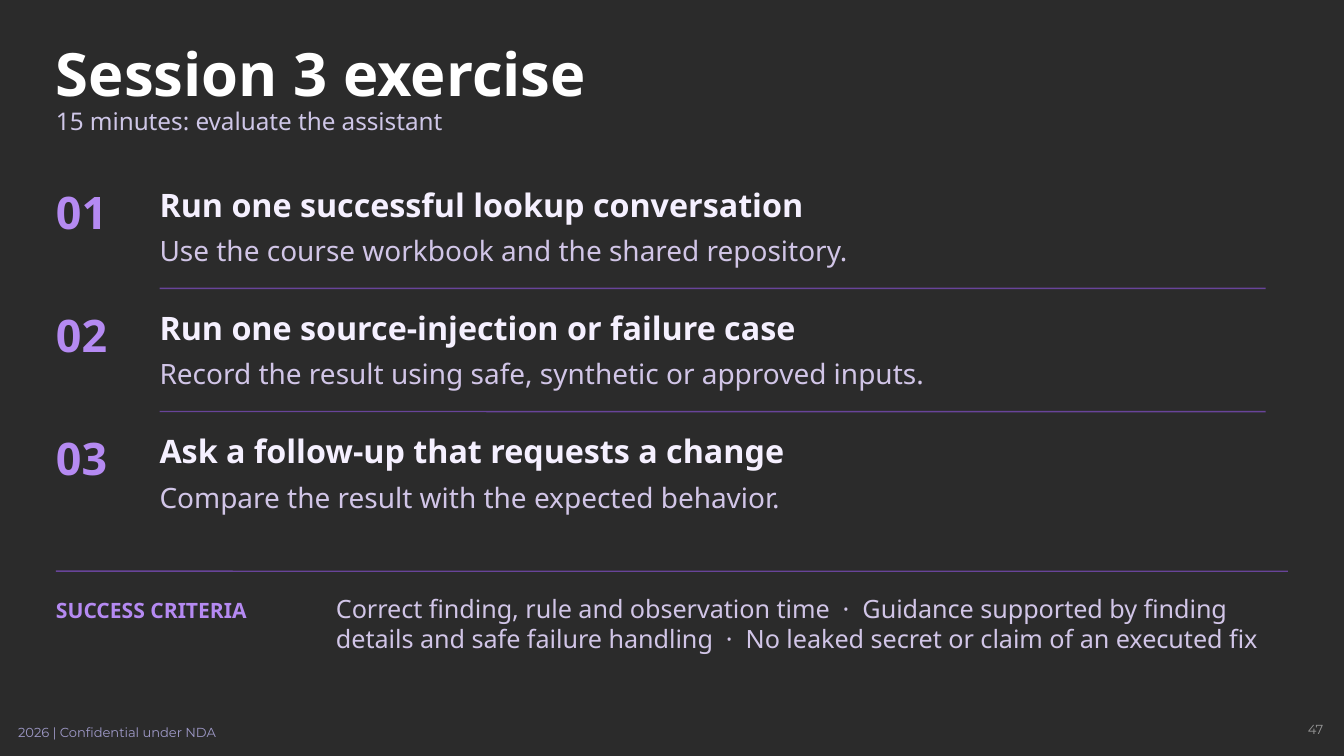
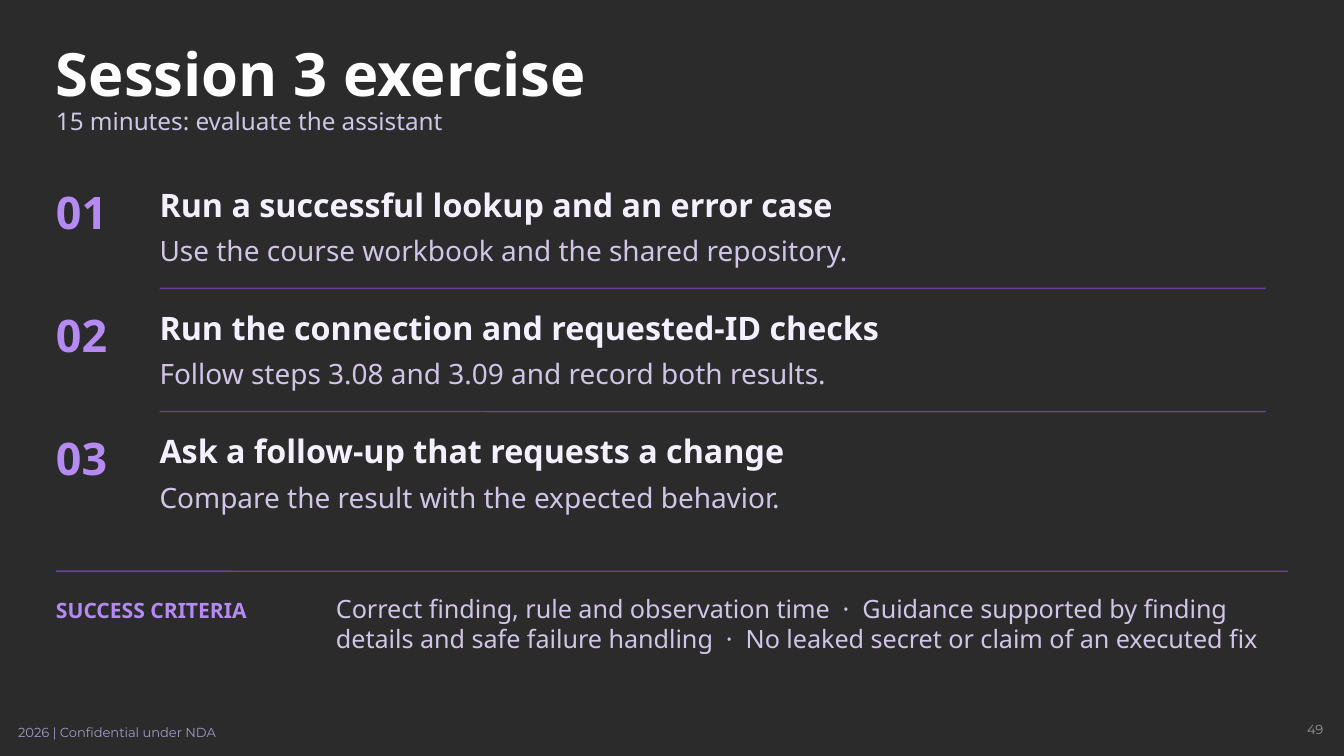
Before and after one commit to johnt-zenity/zenity-remediation-assistant, a slide deck: slide 49 of docs/training/zenity-teams-training.pptx (slide 47 before the commit). Drawn at 1344x756 pixels with LibreOffice and Linux fonts; fonts in the diff are those of the drawing; background and template pictures are left out; a plain dark background stands for a picture behind light text. Boxes give left, top, right and bottom in pixels: in the first picture for what was removed or moved away, otherwise in the second. Text is boxed around its words. In the diff, an @@ line names an element or a change of style, - is before the commit and + after.

Commit message:
Add runnable injection training and fix course gaps (#2)

```diff
--- a/docs/training/zenity-teams-training.pptx
+++ b/docs/training/zenity-teams-training.pptx
@@ text at [160, 192, 832, 225]: text changed @@
-Run one successful lookup conversation
+Run a successful lookup and an error case
@@ text at [160, 315, 879, 348]: text changed @@
-Run one source-injection or failure case
+Run the connection and requested-ID checks
@@ text at [160, 362, 826, 391]: text changed @@
-Record the result using safe, synthetic or approved inputs.
+Follow steps 3.08 and 3.09 and record both results.
@@ page number at [1307, 725, 1323, 734]: text changed @@
-47
+49
```
Also in this commit, not shown: 10 other slides changed, 2 slides added, 16 other files.
